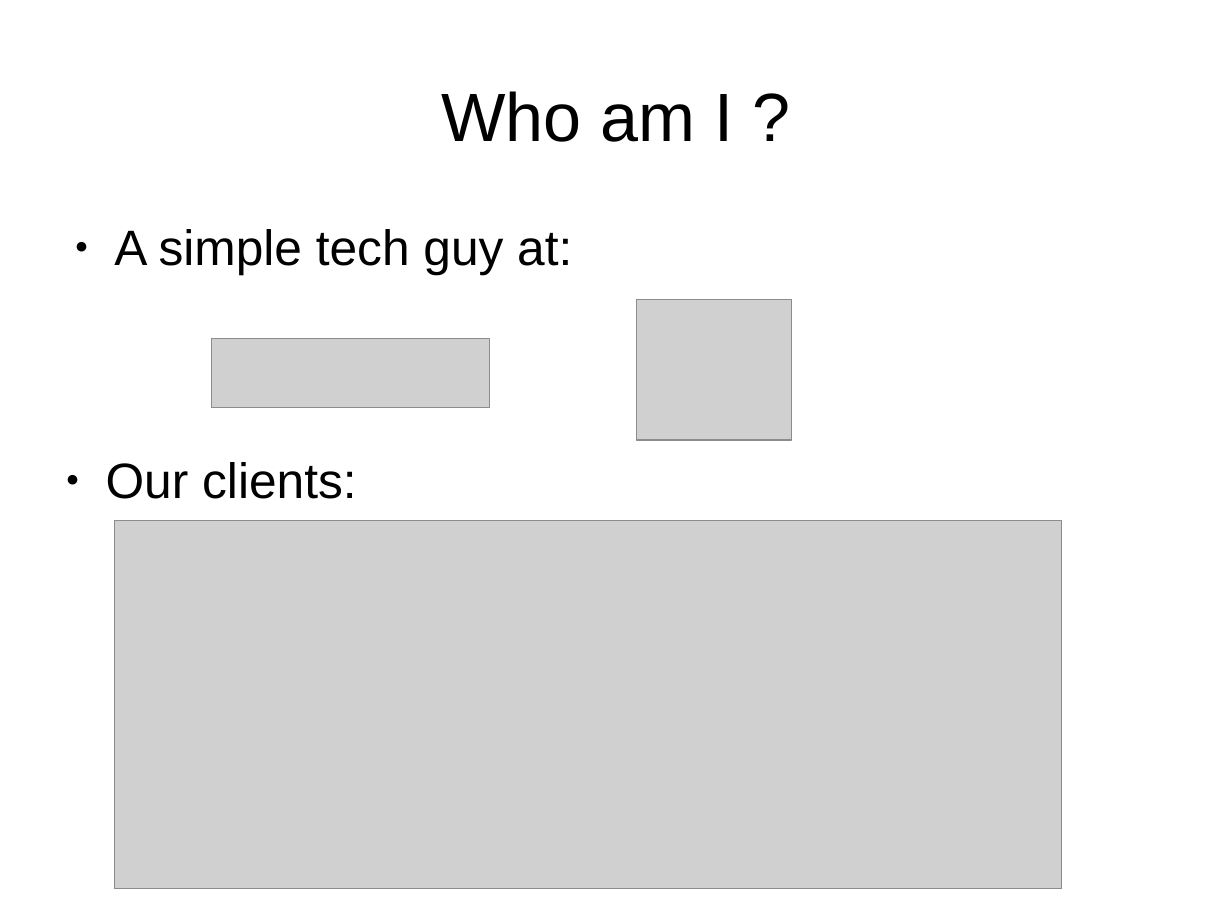
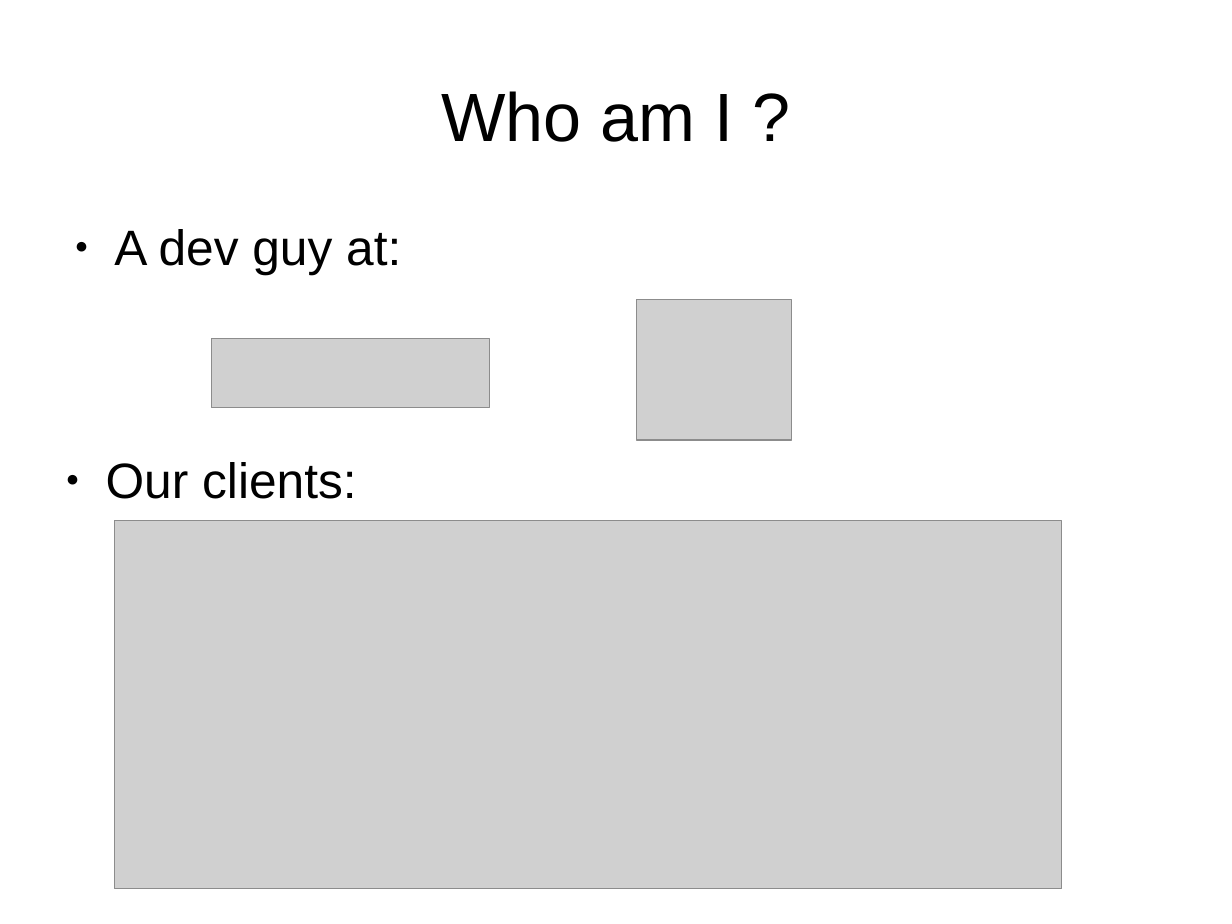
Before and after one commit to Eyepea/API-Hour, a slide deck: slide 2 of propaganda/en/presentation.odp. Drawn at 1232x924 pixels with LibreOffice and Linux fonts; fonts in the diff are those of the drawing; grey boxes stand for pictures. Boxes give left, top, right and bottom in pixels: in the first picture for what was removed or moved away, otherwise in the second. Text is boxed around its words. In the diff, an @@ line names an element or a change of style, - is before the commit and + after.

Commit message:
Slides for FOSDEM

```diff
--- a/propaganda/en/presentation.odp
+++ b/propaganda/en/presentation.odp
@@ text at (x1=114, y1=229, x2=401, y2=275): text changed @@
-● A simple tech guy at:
+● A dev guy at:
```
Also in this commit, not shown: 1 other file.
